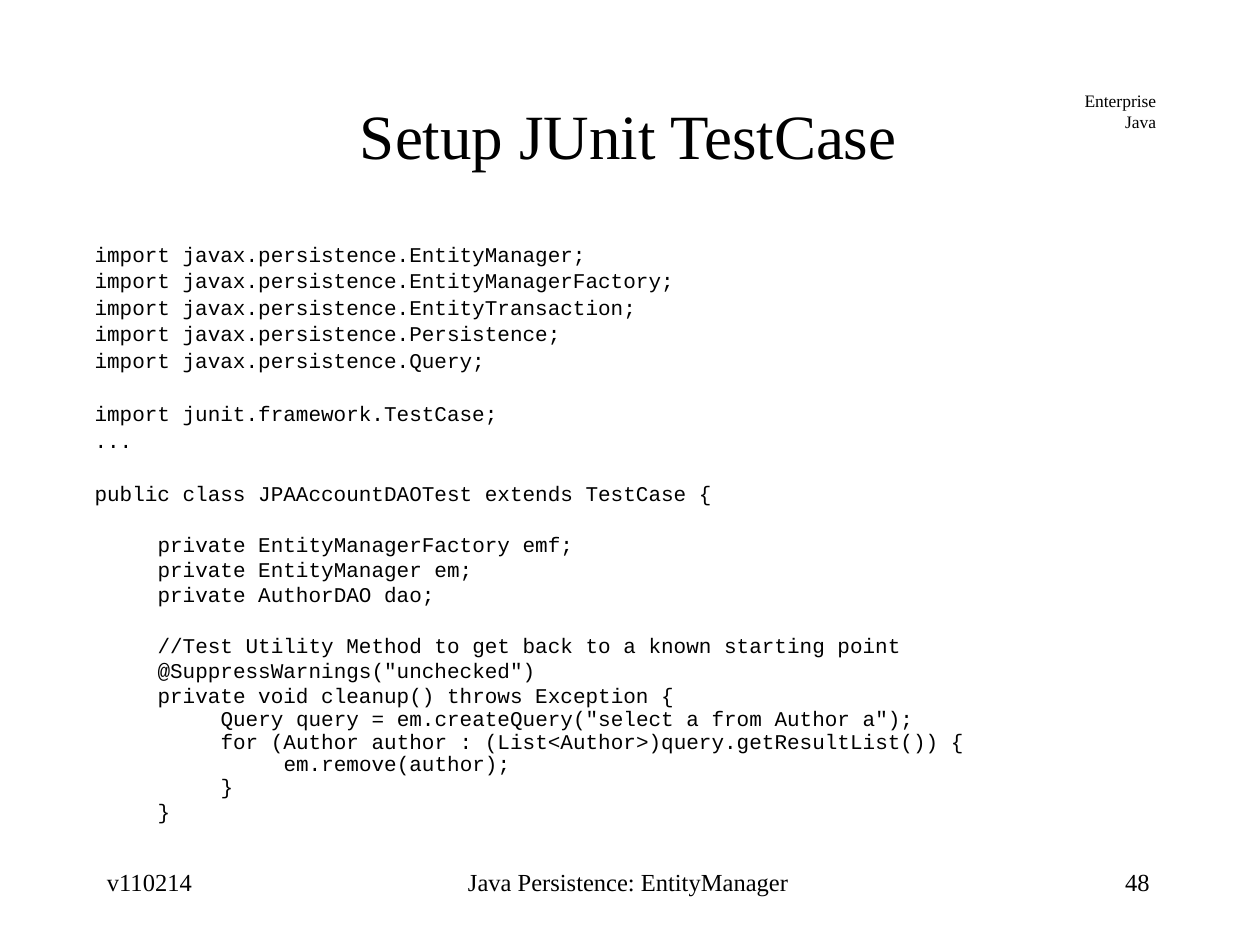
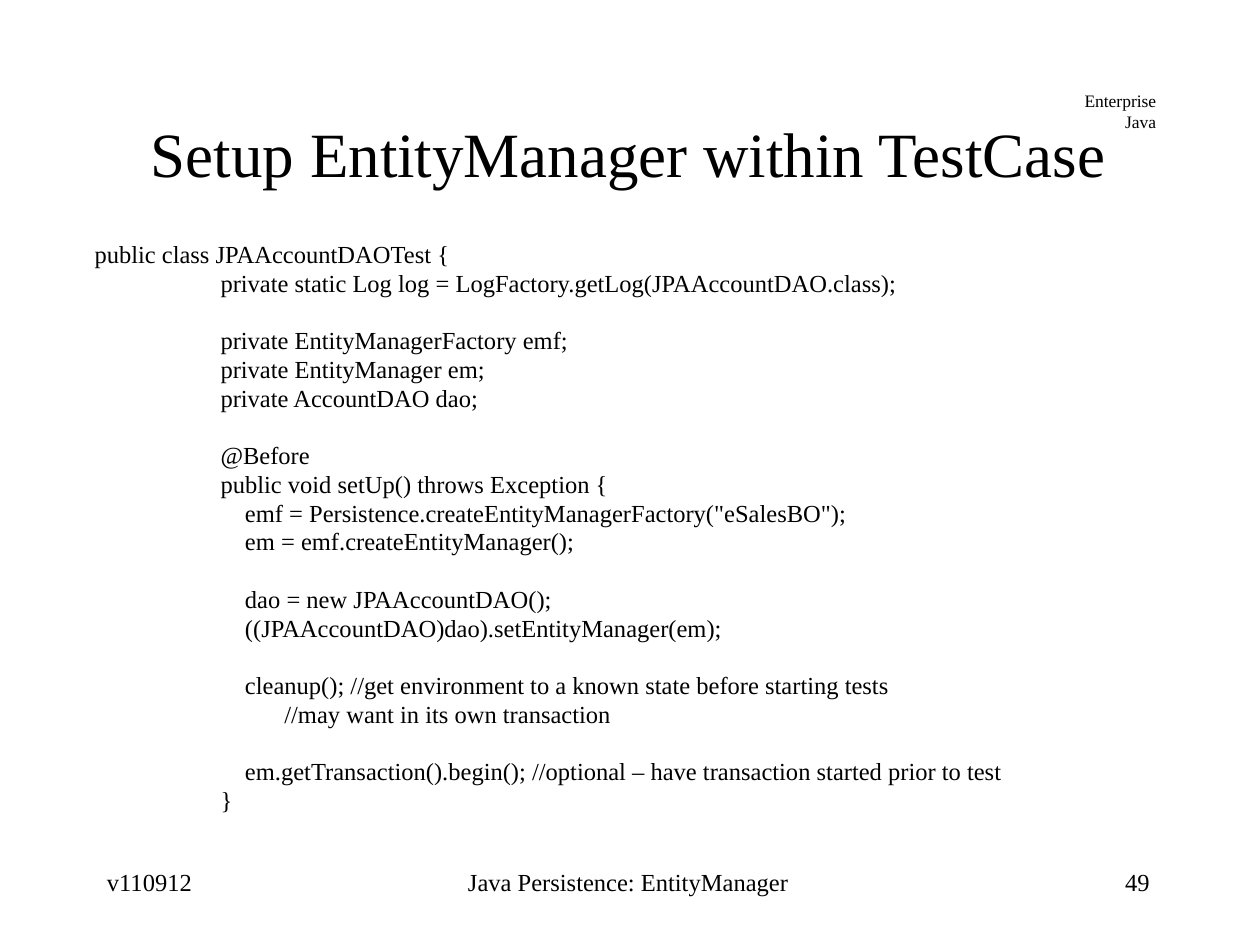
Before and after one commit to jcstaff/ejava-javaee, a slide deck: slide 49 of jpaDAO/src/site/resources/lectures/entityMgr.ppt (slide 48 before the commit). Drawn at 1260x945 pixels with LibreOffice and Linux fonts; fonts in the diff are those of the drawing. Boxes give left, top, right and bottom in pixels: in the first picture for what was removed or moved away, otherwise in the second. Text is boxed around its words. In the diff, an @@ line names an element or a change of style, - is before the commit and + after.

Commit message:
made updates for environment

```diff
--- a/jpaDAO/src/site/resources/lectures/entityMgr.ppt
+++ b/jpaDAO/src/site/resources/lectures/entityMgr.ppt
@@ title at [151,133,1105,189]: text changed @@
-Setup JUnit TestCase
+Setup EntityManager within TestCase
@@ text at [94,246,896,298]: text changed; size 12 to 14 pt; font Courier New to Times New Roman @@
-import javax.persistence.EntityManager;
-import javax.persistence.EntityManagerFactory;
-import javax.persistence.EntityTransaction;
-import javax.persistence.Persistence;
-import javax.persistence.Query;
-import junit.framework.TestCase;
-...
-public class JPAAccountDAOTest extends TestCase {
+public class JPAAccountDAOTest {
+private static Log log = LogFactory.getLog(JPAAccountDAO.class);
@@ text at [94,246,1001,786]: paragraph removed @@
-  }
@@ text at [220,331,568,384]: size 12 to 14 pt, font Courier New to Times New Roman in "private EntityManagerFactory emf;", "private EntityManager em;", "}"; list level 2 to 1 in "private EntityManagerFactory emf;"; list level 2 to 1 in "private EntityManager em;"; list level 3 to 1 in "}" @@
@@ text at [220,390,1001,786]: text changed; size 12 to 14 pt; font Courier New to Times New Roman @@
-  private AuthorDAO dao;
-  //Test Utility Method to get back to a known starting point
-  @SuppressWarnings("unchecked")
-  private void cleanup() throws Exception {
-    Query query = em.createQuery("select a from Author a");
-    for (Author author : (List<Author>)query.getResultList()) {
-      em.remove(author);
+private AccountDAO dao;
+@Before
+public void setUp() throws Exception {
+emf = Persistence.createEntityManagerFactory("eSalesBO");
+em = emf.createEntityManager();
+dao = new JPAAccountDAO();
+((JPAAccountDAO)dao).setEntityManager(em);
+cleanup(); //get environment to a known state before starting tests
+//may want in its own transaction
+em.getTransaction().begin(); //optional – have transaction started prior to test
@@ text at [107,874,192,892]: text changed @@
-v110214
+v110912
@@ page number at [1125,874,1150,892]: text changed @@
-48
+49
```
Also in this commit, not shown: 52 other slides changed, 2 slides added, 1 slide removed.
